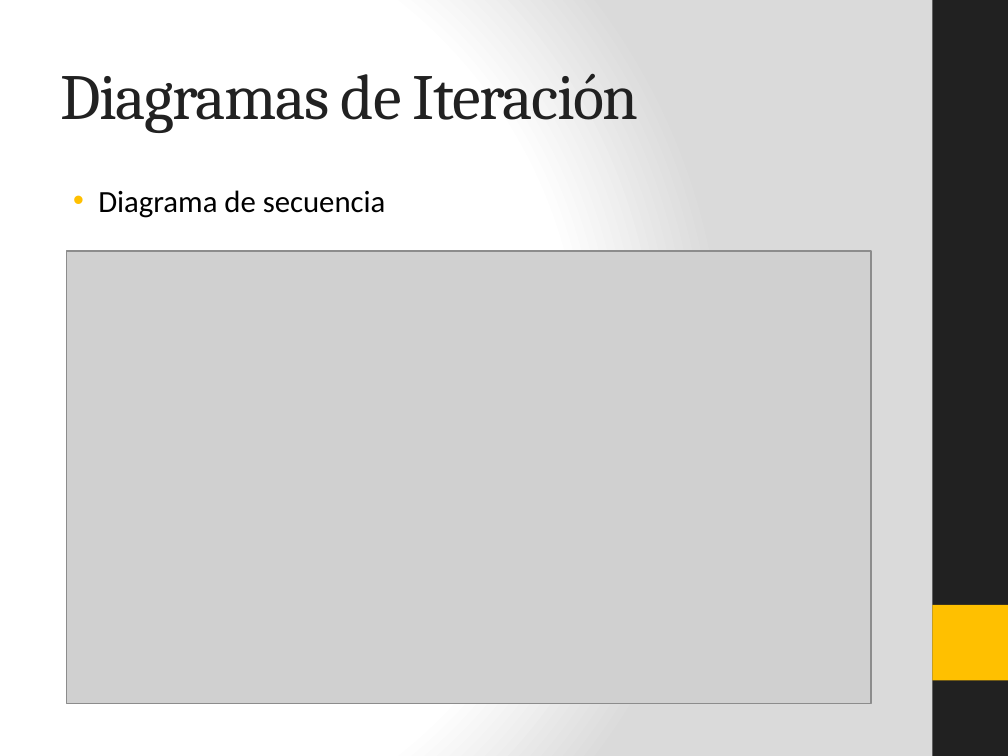
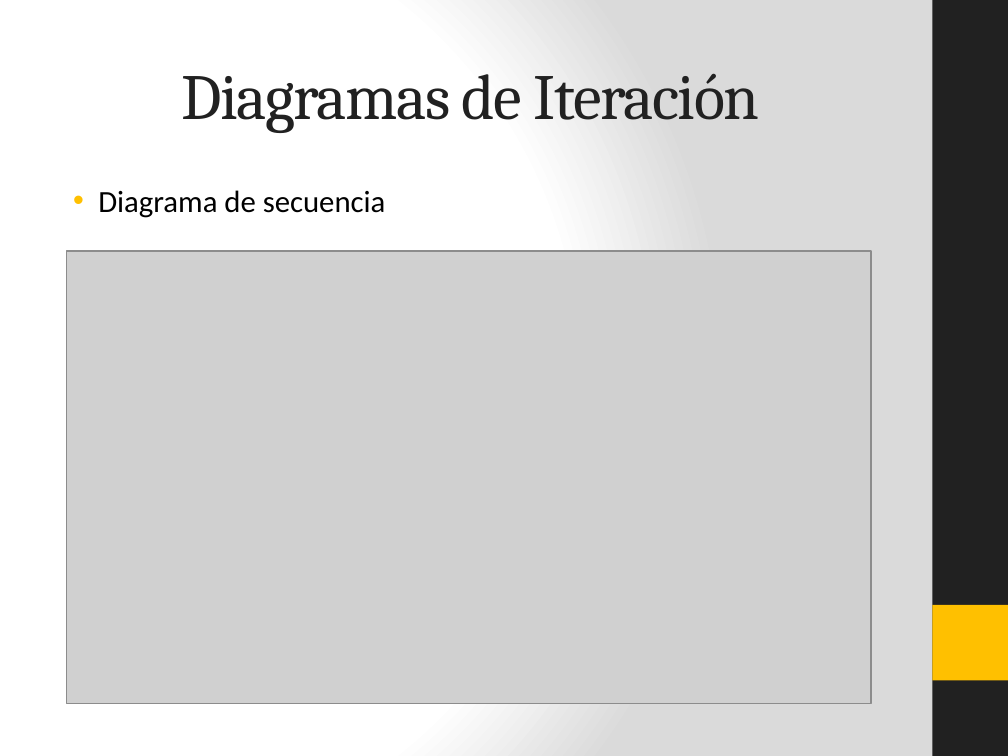
Before and after one commit to juvenmezaa/JYMPsport, a slide deck: slide 12 of Documentacion/Presentación.pptx (slide 9 before the commit). Drawn at 1008x756 pixels with LibreOffice and Linux fonts; fonts in the diff are those of the drawing; grey boxes stand for pictures. Boxes give left, top, right and bottom in pixels: in the first picture for what was removed or moved away, otherwise in the second. Text is boxed around its words. In the diff, an @@ line names an element or a change of style, - is before the commit and + after.

```diff
--- a/Documentacion/Presentación.pptx
+++ b/Documentacion/Presentación.pptx
@@ title "Diagramas de Iteración" at (x1=181, y1=73, x2=760, y2=133): alignment left to centre @@
```
Also in this commit, not shown: 8 other slides changed, 4 slides added, 1 slide removed, 1 other file.
